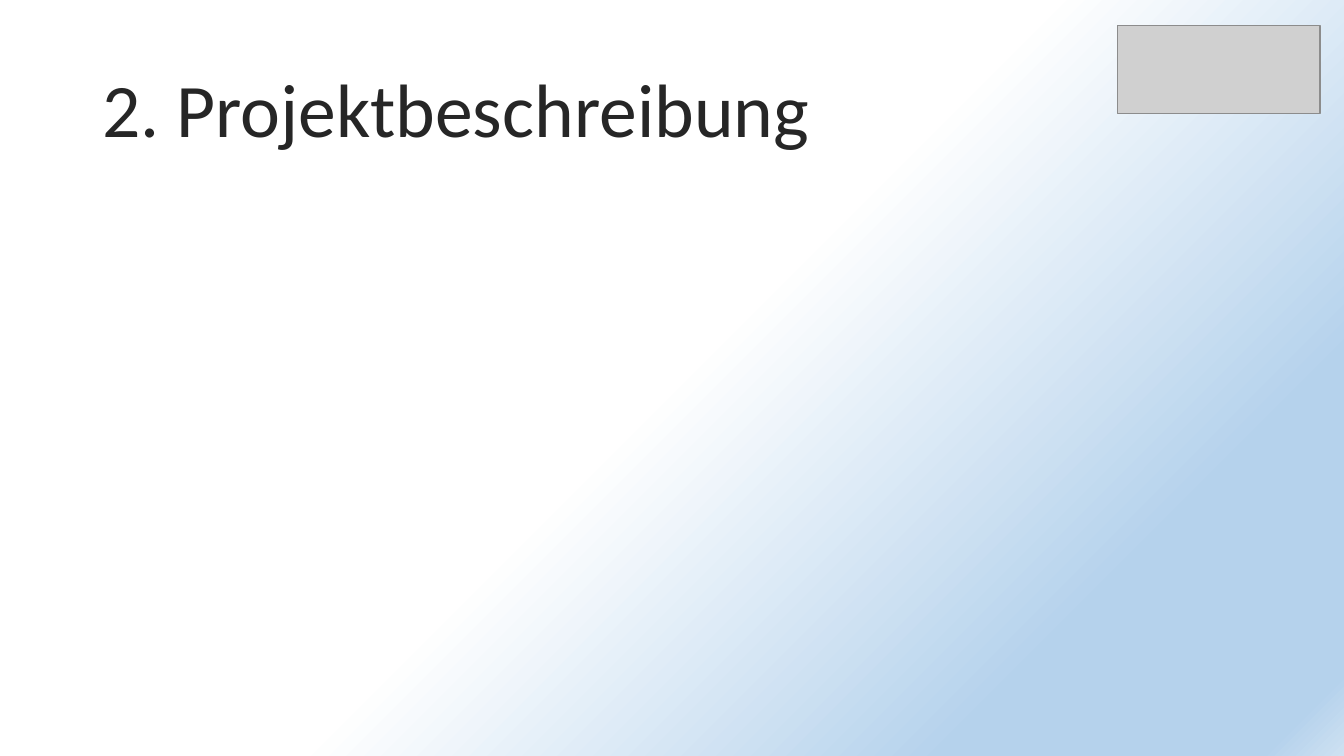
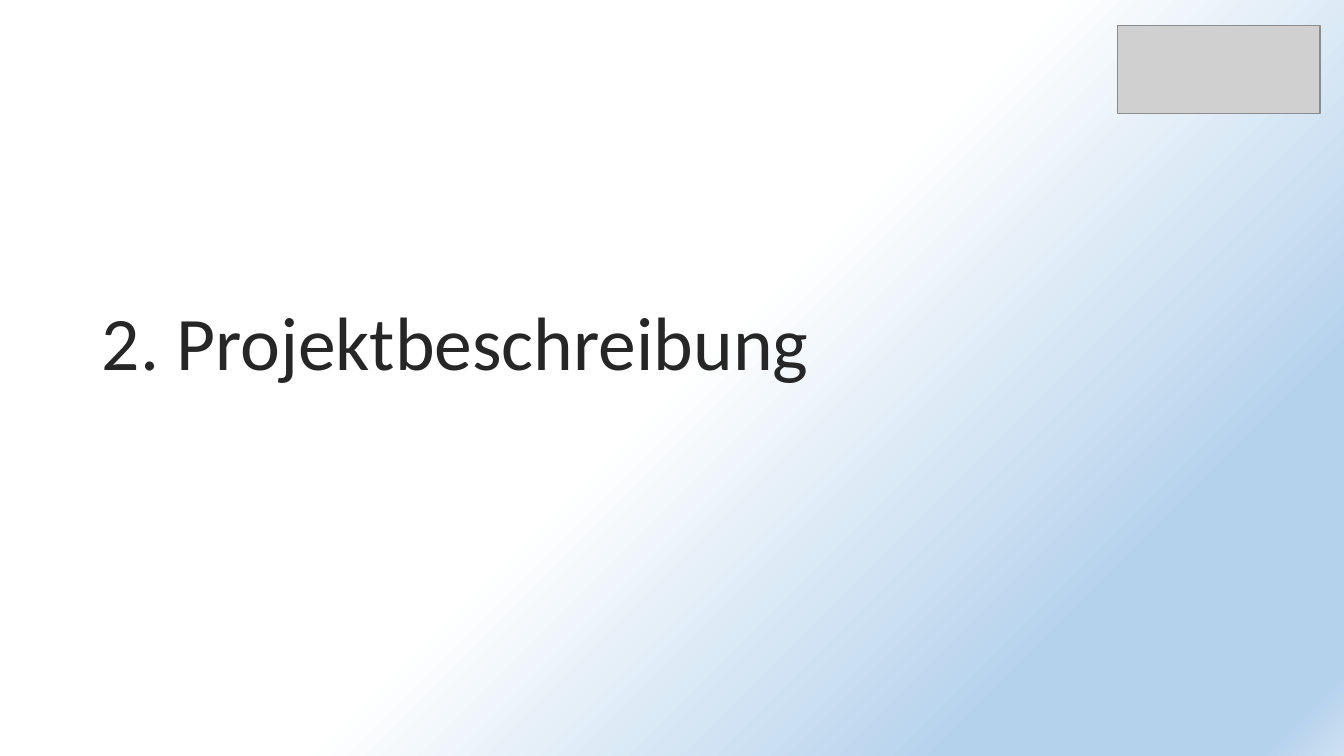
Before and after one commit to PapAnte/g2schoolproject, a slide deck: slide 4 of Projekt IT-Verwaltung.pptx. Drawn at 1344x756 pixels with LibreOffice and Linux fonts; fonts in the diff are those of the drawing; grey boxes stand for pictures. Boxes give left, top, right and bottom in pixels: in the first picture for what was removed or moved away, otherwise in the second. Text is boxed around its words. In the diff, an @@ line names an element or a change of style, - is before the commit and + after.

```diff
--- a/Projekt IT-Verwaltung.pptx
+++ b/Projekt IT-Verwaltung.pptx
@@ title "2. Projektbeschreibung" moved from (x1=102, y1=84, x2=809, y2=150) to (x1=102, y1=317, x2=808, y2=383) @@
```
Also in this commit, not shown: 6 other slides changed, 26 slides added, 21 slides removed.
